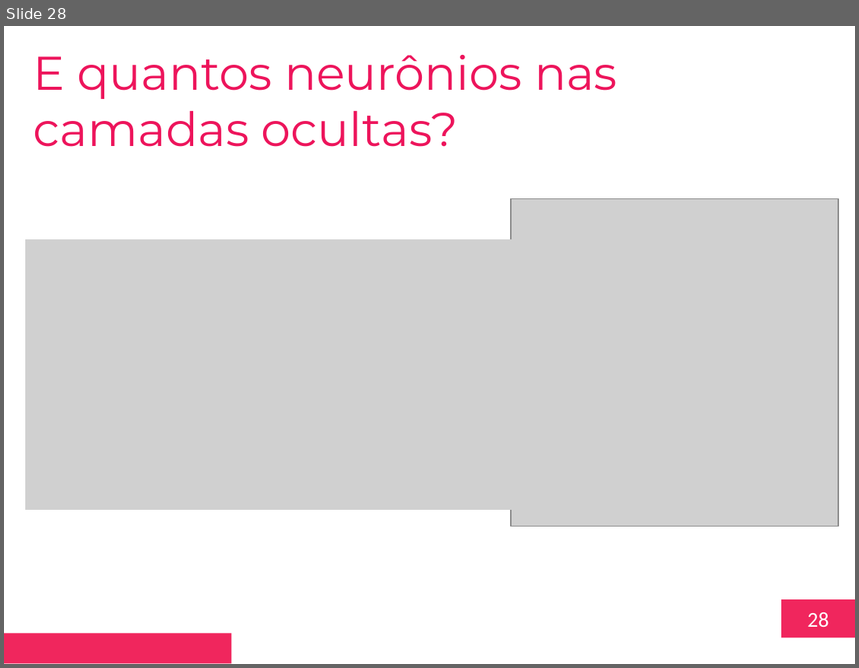
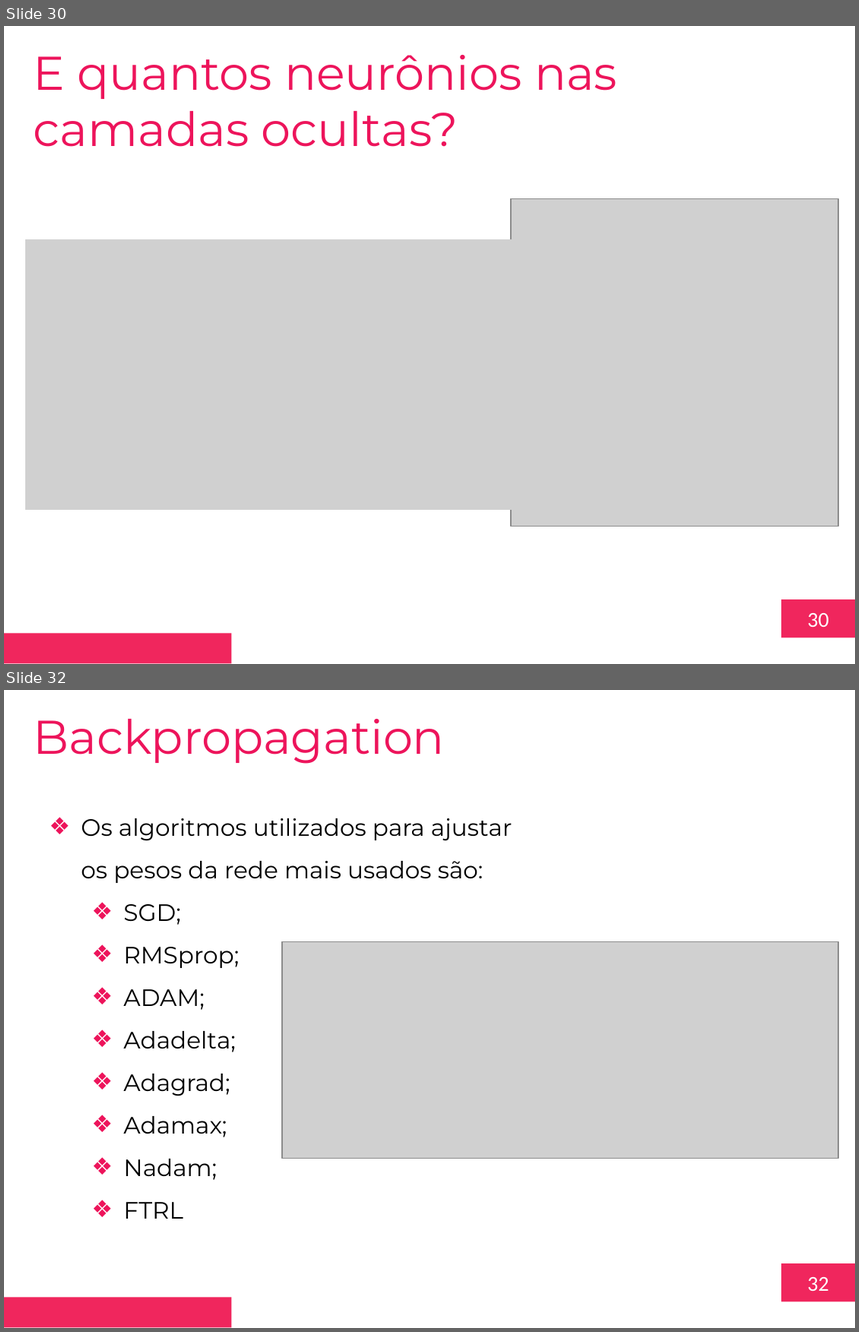
Before and after one commit to toyusan/aula-fiap-disruptive-archs, a slide deck: Aula 07/2023.03.24 Aula 07 – Introdução a Redes Neurais - Redes Multicamadas.pptx. Shown one above the other, each under a label of ours: slide 28 before the commit, slides 30 and 32 after it; the slides between them are not shown. The pictures are 859x668 and 859x1332 pixels, drawn with LibreOffice and Linux fonts; fonts in the diff are those of the drawing; grey boxes stand for pictures; background and template pictures are left out. Boxes give left, top, right and bottom in pixels: in the first picture for what was removed or moved away, otherwise in the second. Text is boxed around its words. In the diff, an @@ line names an element or a change of style, - is before the commit and + after.

```diff
--- a/Aula 07/2023.03.24 Aula 07 – Introdução a Redes Neurais - Redes Multicamadas.pptx
+++ b/Aula 07/2023.03.24 Aula 07 – Introdução a Redes Neurais - Redes Multicamadas.pptx
@@ slide 32 added at <box>4,690,855,1328</box>, background #FFFFFF; not listed: 2 template elements that a slide beside it also shows @@
@@ text added at <box>34,719,445,764</box>, 40 pt, text #ED145B @@
+Backpropagation
@@ text added at <box>81,818,512,1219</box>, 20 pt, text #000000 @@
+❖ Os algoritmos utilizados para ajustar os pesos da rede mais usados são:
+  ❖ SGD;
+  ❖ RMSprop;
+  ❖ ADAM;
+  ❖ Adadelta;
+  ❖ Adagrad;
+  ❖ Adamax;
+  ❖ Nadam;
+  ❖ FTRL
@@ picture added at <box>282,942,839,1159</box> @@
@@ what was slide 28 is now slide 30 @@
@@ page number at <box>807,613,829,627</box>: text changed @@
-28
+30
```
Also in this commit, not shown: 7 slides changed, 3 other slides added, 13 other files.
